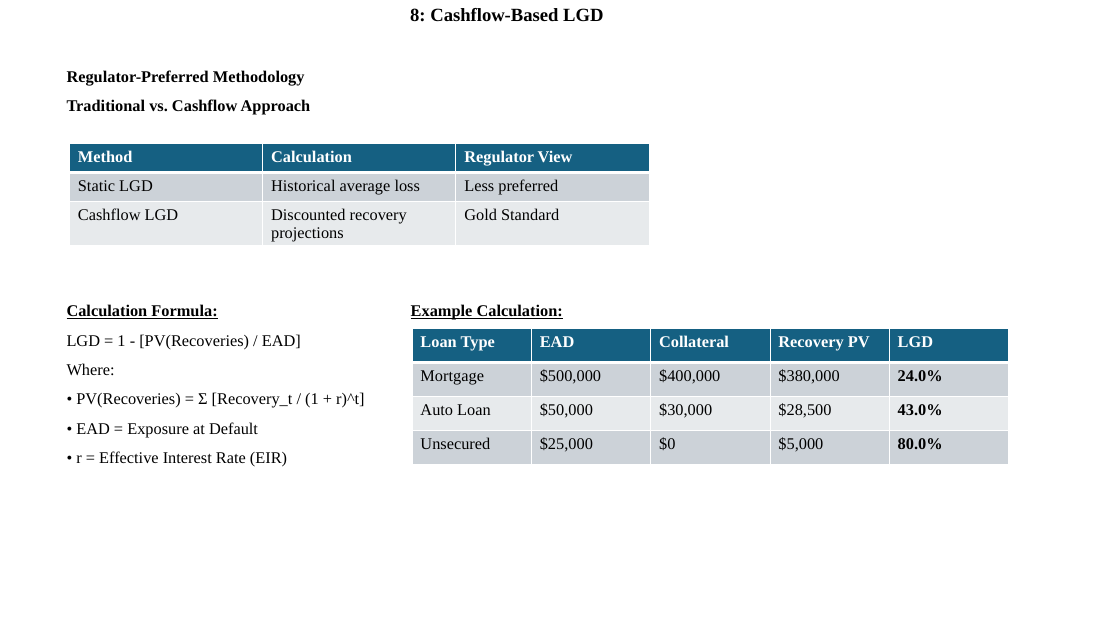
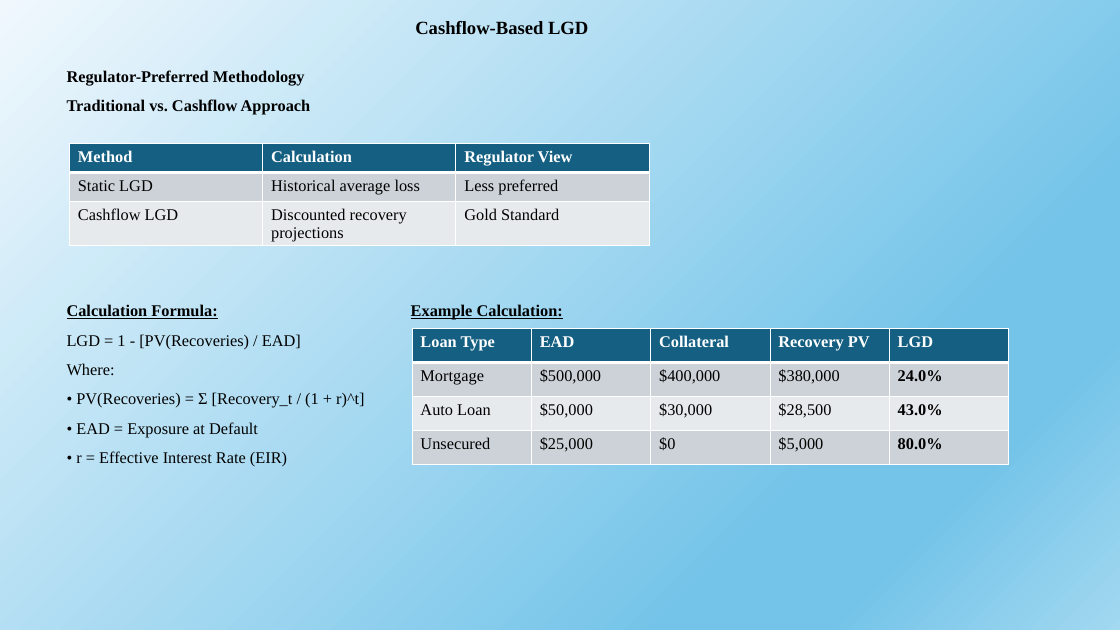
Before and after one commit to sampathkore4444/IFRS9-Engine, a slide deck: slide 8 of IFRS Engine.pptx. Drawn at 1120x630 pixels with LibreOffice and Linux fonts; fonts in the diff are those of the drawing. Boxes give left, top, right and bottom in pixels: in the first picture for what was removed or moved away, otherwise in the second. Text is boxed around its words. In the diff, an @@ line names an element or a change of style, - is before the commit and + after.

```diff
--- a/IFRS Engine.pptx
+++ b/IFRS Engine.pptx
@@ background #FFFFFF to gradient #F0F8FD to #74C4E9 to #A2D8F0 @@
@@ title at (415, 21, 588, 35): text changed @@
-8: Cashflow-Based LGD
+Cashflow-Based LGD
```
Also in this commit, not shown: 11 other slides changed, 1 other file.
